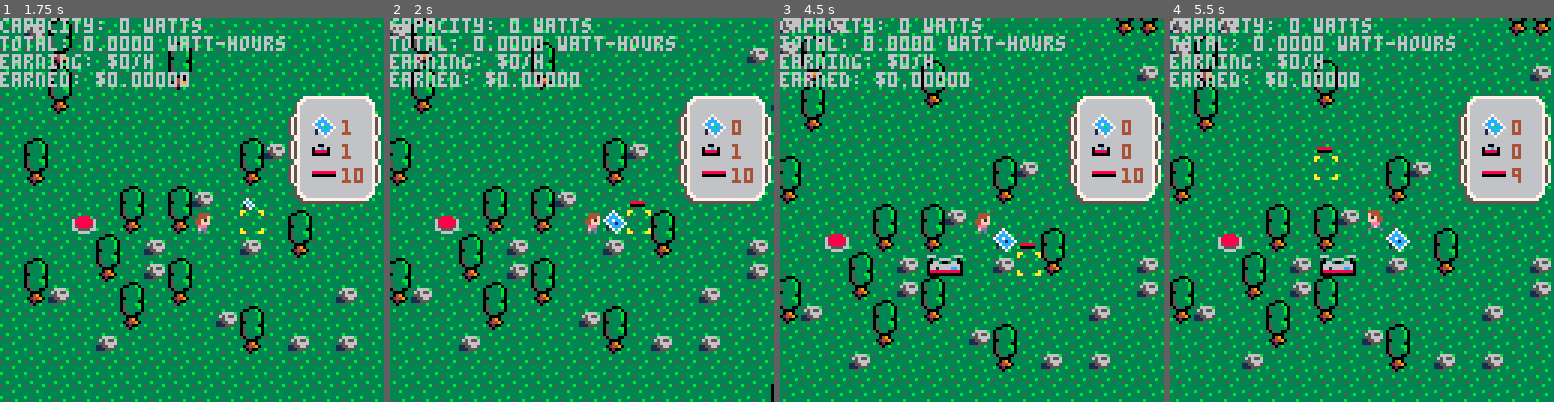
Above: before the commit, frames 1-4 (left to right).
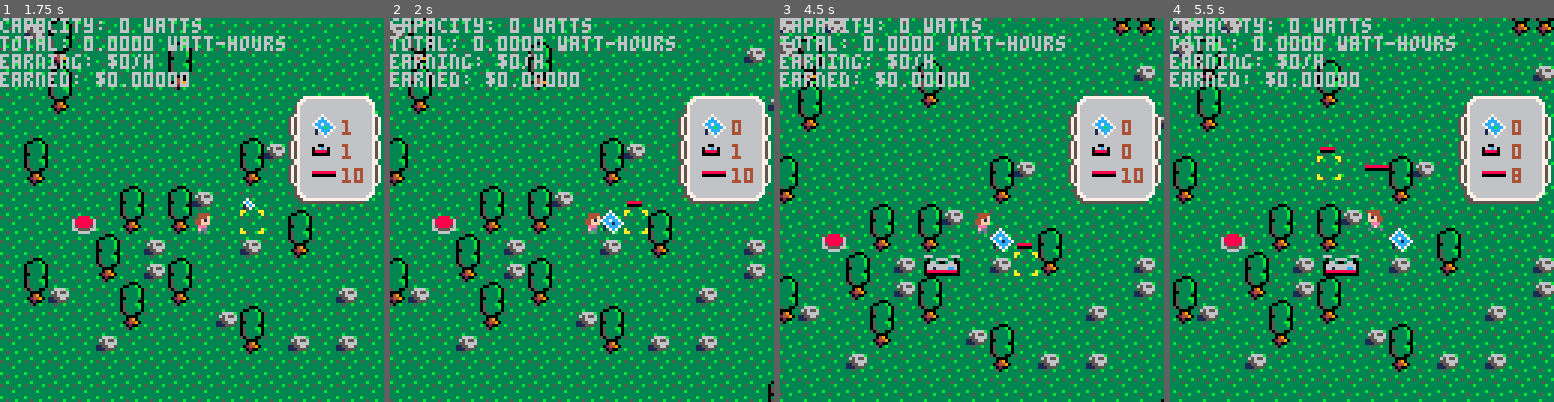
Above: after the commit, the same moments.

Repository: sargon2/pico8
Game: PICO-8 cartridge mine/solar_sally/solar_sally.p8
The game is run twice, just before and just after one commit, with the same random seed, the same clock (stepped at 60 frames per second) and the same inputs.
Inputs (mouse positions are in pixels of both pictures, inside the frame that each line leads up to):
- Up to frame 1 (1.75 s): tap X (X key) at 0.33, 1.07 s; click (280, 121) at 0.67 s; tap O (Z key) at 0.7, 1.7 s; click (46, 267) at 1.22 s; hold Right from 1.6 s (still down)
- Up to frame 2 (2 s): keep holding Right; click (497, 114) at 1.77 s; tap X (X key) at 1.85 s
- Up to frame 3 (4.5 s): release Right at 2.1 s; tap O (Z key) every 0.4 s from 2.1 to 4.1 s; hold Up 2.15-2.42 s; click (952, 259) at 2.32 s; hold Right 2.47-3.03 s; click (1014, 106) at 2.87 s; tap X (X key) at 2.97, 4.08 s; hold Left 3.08-3.58 s; click (1075, 256) at 3.42 s; hold Down 3.63-3.97 s; click (841, 102) at 3.97 s; hold Right from 4.02 s (still down)
- Up to frame 4 (5.5 s): tap O (Z key) at 4.5, 4.9, 5.3 s; click (1292, 248) at 4.52 s; release Right at 4.68 s; hold Up 4.73-5.03 s; click (1354, 94) at 5.07 s; hold Left from 5.08 s (still down); tap X (X key) at 5.2 s

Frame 1 is identical in both runs. In frame 2, 27% of the frame differs, in the area x 0-100%, y 0-100%; in frame 3, 27%; in frame 4, 28%.

Commit message:
Speed up circuit component collection

Diff:
--- a/mine/solar_sally/components/Locations.lua
+++ b/mine/solar_sally/components/Locations.lua
@@ -24,14 +24,14 @@
     return Locations_locations[y][x]
 end
 
-function Locations_iterate_all_entity_locations(ent_ids)
-    return make_iter(Locations__iterate_all_entity_locations_co, ent_ids)
+function Locations_iterate_all_entity_locations(ent_id)
+    return make_iter(Locations__iterate_all_entity_locations_co, ent_id)
 end
 
-function Locations__iterate_all_entity_locations_co(ent_ids)
+function Locations__iterate_all_entity_locations_co(requested_ent_id)
     for y, xs in pairs(Locations_locations) do
         for x, ent_id in pairs(xs) do
-            if ent_ids == nil or contains(ent_ids, ent_id) then
+            if ent_id == requested_ent_id then
                 yield({x, y})
             end
         end
--- a/mine/solar_sally/solar_sally.lua
+++ b/mine/solar_sally/solar_sally.lua
@@ -32,13 +32,13 @@
 
     for system in all(solar_sally.systems) do
         if system.draw then
-            if(Settings_debug_timing) PerfTimer.start(system.get_name()..".draw()")
-            system.draw()
-            if(Settings_debug_timing) PerfTimer.stop(system.get_name()..".draw()")
+            PerfTimer.time(system.get_name()..".draw()", function ()
+                system.draw()
+            end)
         end
     end
     if(Settings_debug_window) db_window()
-    if(Settings_debug_timing) PerfTimer.reportTimes()
+    PerfTimer.reportTimes()
 end
 
 function do_update()
@@ -46,9 +46,9 @@
 
     for system in all(solar_sally.systems) do
         if system.update then
-            if(Settings_debug_timing) PerfTimer.start(system.get_name()..".update()")
-            system.update(elapsed)
-            if(Settings_debug_timing) PerfTimer.stop(system.get_name()..".update()")
+            PerfTimer.time(system.get_name()..".update()", function ()
+                system.update(elapsed)
+            end)
         end
     end
 end
--- a/mine/solar_sally/systems/Circuits.lua
+++ b/mine/solar_sally/systems/Circuits.lua
@@ -18,13 +18,13 @@
     -- 1. (later) Sally's house should be connected to "the grid"
     -- 1. implement above phases
 
-    if(Settings_debug_timing) PerfTimer.start("Circuits.recalculate()")
-    local grid_components, components = Circuits.get_connected_components()
+    PerfTimer.time("Circuits.recalculate() (only when editing)", function()
+        local grid_components, components = Circuits.get_connected_components()
 
-    Circuits.mark_powered_transformers(grid_components)
+        Circuits.mark_powered_transformers(grid_components)
 
-    Circuits.mark_powered_panels(components)
-    if(Settings_debug_timing) PerfTimer.stop("Circuits.recalculate()")
+        Circuits.mark_powered_panels(components)
+    end)
 end
 
 function Circuits.get_name()
@@ -161,8 +161,8 @@
         end
     end
 
-    local function collect_components(target, ent_ids)
-        for t in Locations_iterate_all_entity_locations(ent_ids) do
+    local function collect_components(target, ent_id)
+        for t in Locations_iterate_all_entity_locations(ent_id) do
             local x = t[1]
             local y = t[2]
 
@@ -177,8 +177,8 @@
         end
     end
 
-    collect_components(grid_components, {Entities_GridWire})
-    collect_components(components, {Entities_Wire})
+    collect_components(grid_components, Entities_GridWire)
+    collect_components(components, Entities_Wire)
 
     return grid_components, components
 end
--- a/mine/solar_sally/systems/PerfTimer.lua
+++ b/mine/solar_sally/systems/PerfTimer.lua
@@ -4,14 +4,15 @@
 }
 
 function PerfTimer.start(name)
-    PerfTimer.startTimes[name] = stat(1)
+    if(Settings_debug_timing) PerfTimer.startTimes[name] = stat(1)
 end
 
 function PerfTimer.stop(name)
-    PerfTimer.times[name] = stat(1) - PerfTimer.startTimes[name]
+    if(Settings_debug_timing) PerfTimer.times[name] = stat(1) - PerfTimer.startTimes[name]
 end
 
 function PerfTimer.reportTimes()
+    if(not Settings_debug_timing) return
     -- Sort by times
 
     -- Quicksort requires an index-based array.
@@ -28,3 +29,9 @@
         printh(tostr(item[1])..": "..tostr(item[2]*100).."%")
     end
 end
+
+function PerfTimer.time(name, fn)
+    if(Settings_debug_timing) PerfTimer.start(name)
+    fn()
+    if(Settings_debug_timing) PerfTimer.stop(name)
+end
